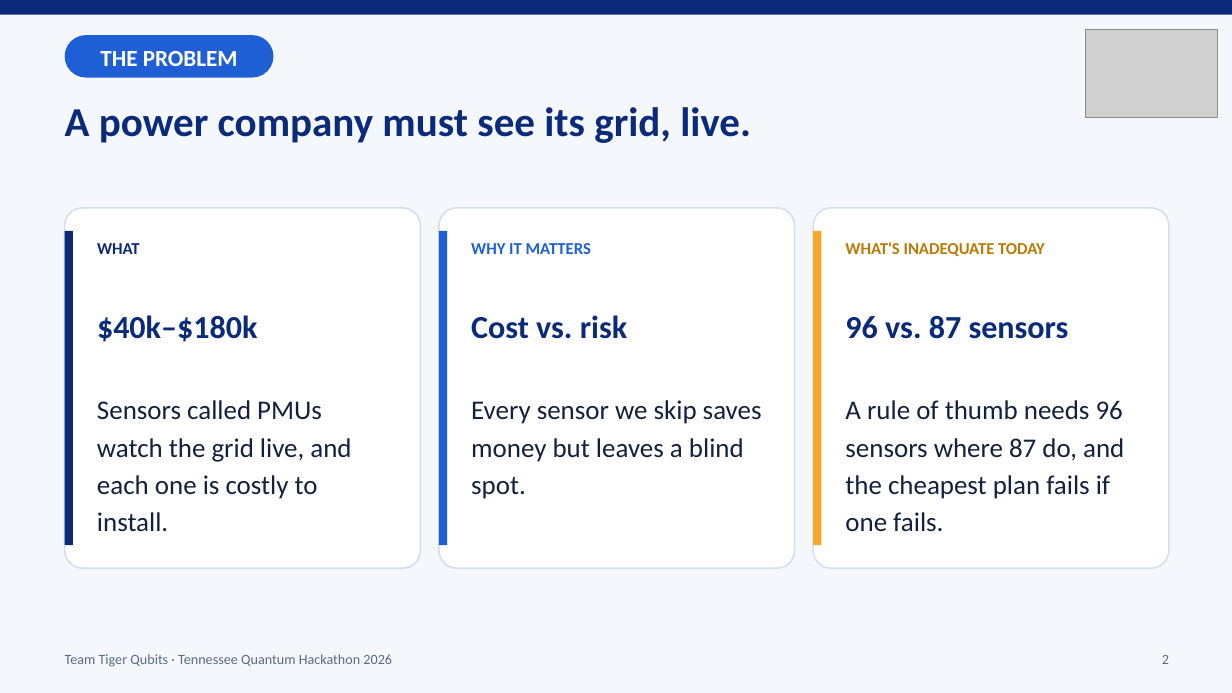
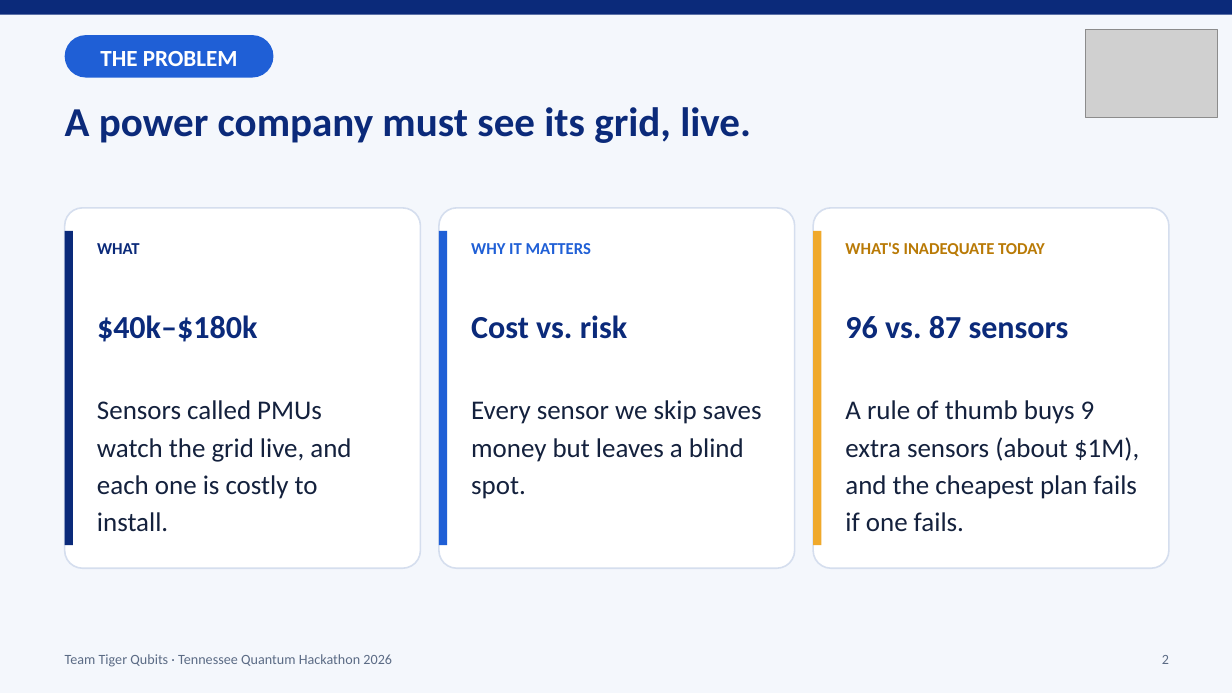
Before and after one commit to maalik313/pmu-placement-team, a slide deck: slide 2 of docs/deck/Tiger_Qubits_Pitch_v2.pptx. Drawn at 1232x693 pixels with LibreOffice and Linux fonts; fonts in the diff are those of the drawing; grey boxes stand for pictures. Boxes give left, top, right and bottom in pixels: in the first picture for what was removed or moved away, otherwise in the second. Text is boxed around its words. In the diff, an @@ line names an element or a change of style, - is before the commit and + after.

```diff
--- a/docs/deck/Tiger_Qubits_Pitch_v2.pptx
+++ b/docs/deck/Tiger_Qubits_Pitch_v2.pptx
@@ text at (845,400,1139,532): text changed @@
-A rule of thumb needs 96 sensors where 87 do, and the cheapest plan fails if one fails.
+A rule of thumb buys 9 extra sensors (about $1M), and the cheapest plan fails if one fails.
```
